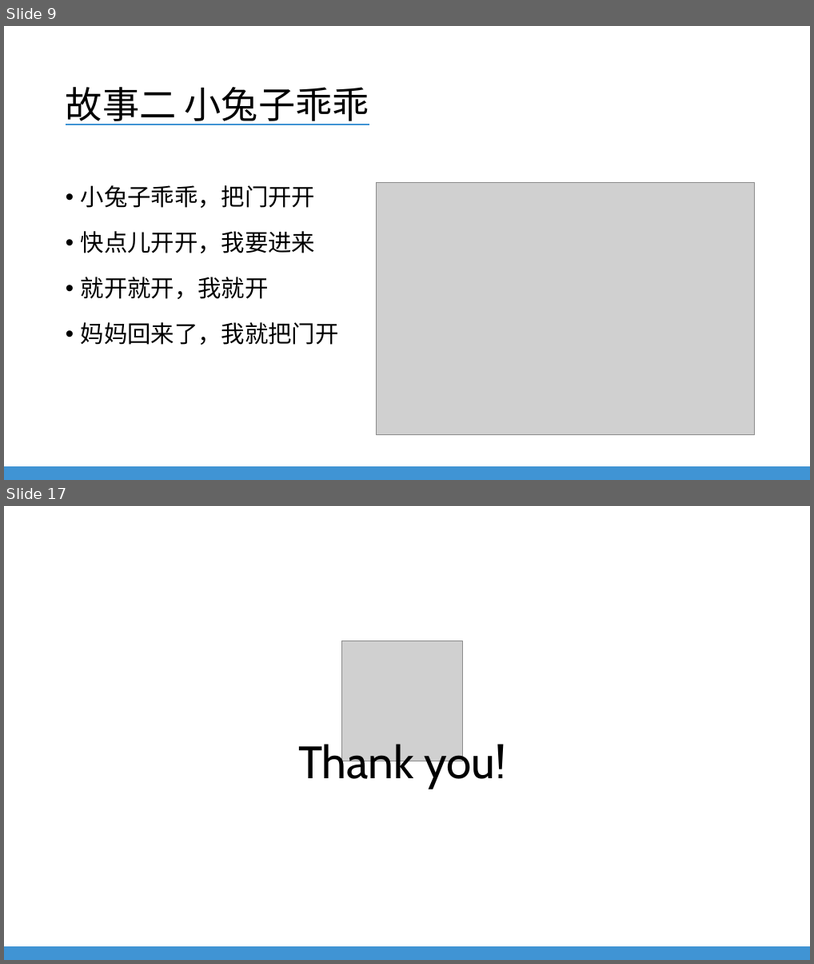
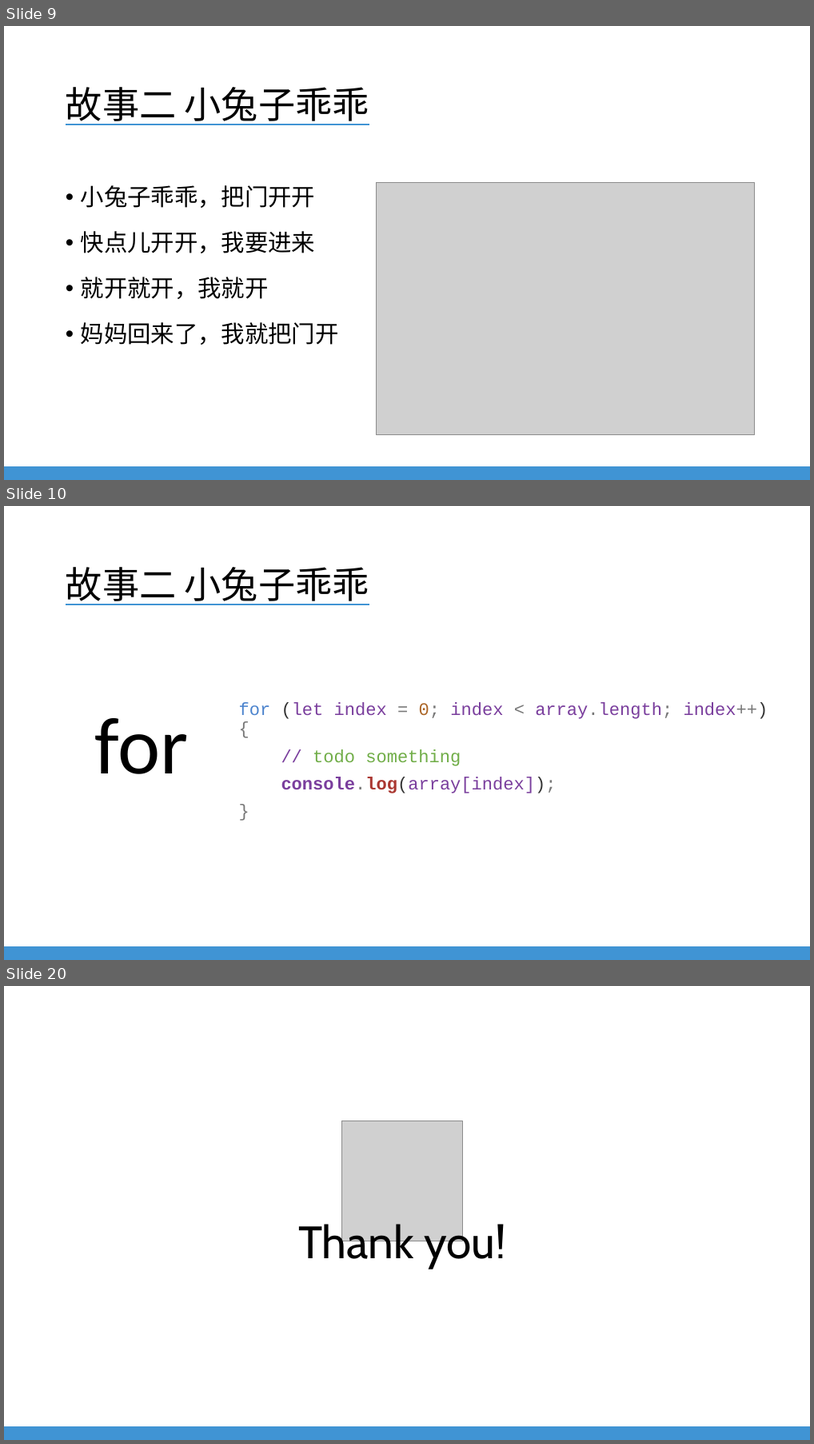
Before and after one commit to EverDoc/NLU, a slide deck: NLU Training - Javascript For QA.pptx. Shown one above the other, each under a label of ours: slides 9 and 17 before the commit, slides 9, 10 and 20 after it; the slides between them are not shown. The pictures are 814x964 and 814x1444 pixels, drawn with LibreOffice and Linux fonts; fonts in the diff are those of the drawing; grey boxes stand for pictures; background and template pictures are left out. Boxes give left, top, right and bottom in pixels: in the first picture for what was removed or moved away, otherwise in the second. Text is boxed around its words. In the diff, an @@ line names an element or a change of style, - is before the commit and + after.

```diff
--- a/NLU Training - Javascript For QA.pptx
+++ b/NLU Training - Javascript For QA.pptx
@@ slide 10 added at (x1=4, y1=506, x2=810, y2=960), background #FFFFFF; not listed: 1 template element that a slide beside it also shows @@
@@ title added at (x1=66, y1=567, x2=370, y2=605), 44 pt, text #000000, underline @@
+故事二 小兔子乖乖
@@ text added at (x1=94, y1=718, x2=188, y2=774), 96 pt, text #000000 @@
+for
@@ text added at (x1=239, y1=703, x2=769, y2=793), 21 pt, text #7A3E9D @@
+for (let index = 0; index < array.length; index++) {
+// todo something
+console.log(array[index]);
+}
@@ what was slide 17 is now slide 20 @@
```
Also in this commit, not shown: 9 other slides added, 7 slides removed.
